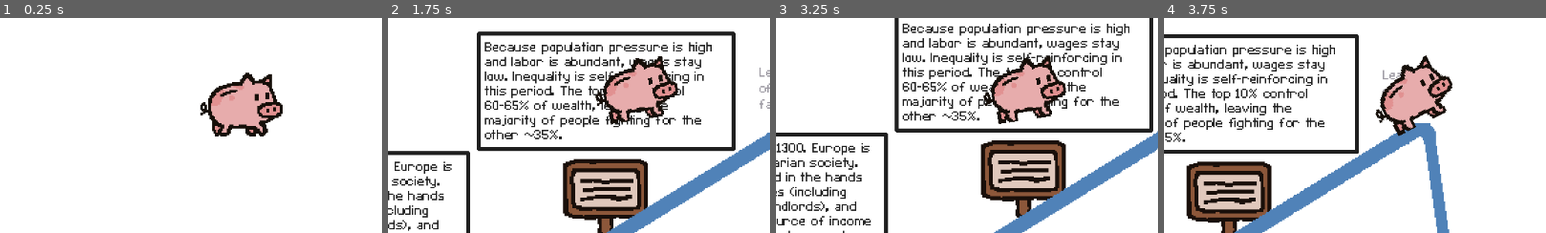
Above: before the commit, frames 1-4 (left to right).
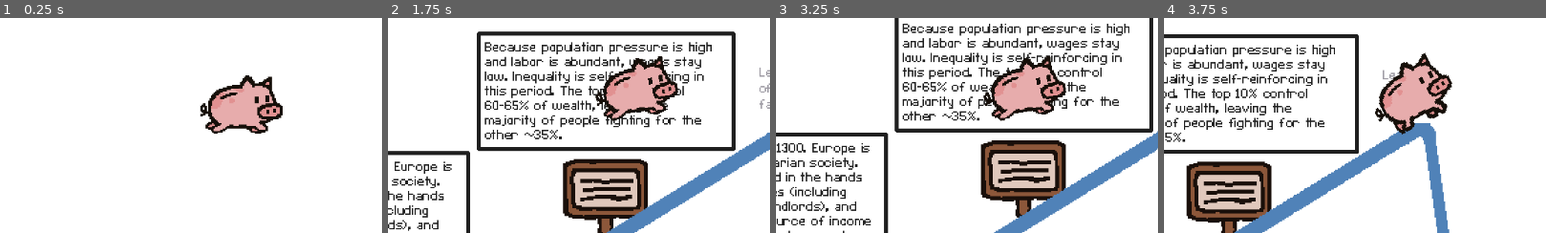
Above: after the commit, the same moments.

Repository: joysudo/oinkonomics
Game: Godot game, scene res://node_2d.tscn
Same seed, same stepped clock (60 frames per second), same inputs: the game is played once before the commit and once after it.
Inputs:
- Up to frame 1 (0.25 s): no input
- Up to frame 2 (1.75 s): tap Enter at 0.5 s; hold Right (ui_right) from 0.53 s (still down); tap Alt at 0.6 s; tap Up (ui_up) at 0.77, 1.52 s; tap Shift at 1.35 s
- Up to frame 3 (3.25 s): release Right (ui_right) at 2.03 s; hold Left (ui_left) 2.03-2.78 s; tap Alt at 2.1 s; hold Right (ui_right) from 2.78 s (still down); tap Shift at 2.85 s; tap Up (ui_up) at 3.02 s
- Up to frame 4 (3.75 s): keep holding Right (ui_right); tap Alt at 3.6 s
The pictures show only the part of the screen within x 0-50%, y 39-89%; the shares and areas given below are measured in that part.

The runs differ from the first frame. In frame 1, 1.6% of the frame differs, in the area x 52-74%, y 25-56%; in frame 2, 0.5%; in frame 3, 0.5%; in frame 4, 1.5%.

Commit message:
fix turning, add jump animation, add swirls

Diff:
--- a/node_2d.gd
+++ b/node_2d.gd
@@ -29,3 +29,4 @@
 	tween.tween_property($CanvasLayer/BottomText, "modulate:a", 1.0, 2.0).set_delay(4.0)
 	tween.tween_property($CanvasLayer/TopText, "modulate:a", 1.0, 2.0).set_delay(4.0)
 	tween.tween_property($CanvasLayer/TextureRect, "modulate:a", 0.5, 2.0).set_delay(4.0)
+	tween.tween_property($CanvasLayer/TextureRect2, "modulate:a", 0.1, 1.75).set_delay(4.25)
--- a/node_2d.tscn
+++ b/node_2d.tscn
@@ -1,8 +1,9 @@
-[gd_scene load_steps=15 format=3 uid="uid://bb6sq3778db8b"]
+[gd_scene load_steps=17 format=3 uid="uid://bb6sq3778db8b"]
 
 [ext_resource type="Script" uid="uid://b4deujv3p1fmh" path="res://node_2d.gd" id="1_ir8iy"]
 [ext_resource type="Script" uid="uid://bflj7xnfjxy8m" path="res://player.gd" id="2_epypp"]
 [ext_resource type="Texture2D" uid="uid://gcn7r4xa3xyx" path="res://images/Pig-1.png" id="3_kdubu"]
+[ext_resource type="Texture2D" uid="uid://dm6b03fw25db2" path="res://images/Pig-Jump.png" id="4_0h7mo"]
 [ext_resource type="Texture2D" uid="uid://cc3tya386d5dn" path="res://images/Pig-2.png" id="4_d21ai"]
 [ext_resource type="Texture2D" uid="uid://bebe2o5jwyxvt" path="res://images/Pig-3.png" id="5_rj586"]
 [ext_resource type="Texture2D" uid="uid://dyid6ugm1x50g" path="res://images/Pig-4.png" id="6_4d7sh"]
@@ -11,6 +12,7 @@
 [ext_resource type="Texture2D" uid="uid://b6diwtv6kxkk1" path="res://images/inequality_graph.png" id="8_rj586"]
 [ext_resource type="Texture2D" uid="uid://cjmyoglyem4h0" path="res://images/inequality_ruler_(horizontal) (1).png" id="9_4d7sh"]
 [ext_resource type="Texture2D" uid="uid://chq8pvker1104" path="res://images/alfanifig1.png" id="11_hqns4"]
+[ext_resource type="Texture2D" uid="uid://d11du4yuhqufv" path="res://images/swirls.png" id="12_x0ka3"]
 
 [sub_resource type="SpriteFrames" id="SpriteFrames_ir8iy"]
 animations = [{
@@ -20,6 +22,14 @@
 }],
 "loop": true,
 "name": &"idle",
+"speed": 5.0
+}, {
+"frames": [{
+"duration": 1.0,
+"texture": ExtResource("4_0h7mo")
+}],
+"loop": true,
+"name": &"jump",
 "speed": 5.0
 }, {
 "frames": [{
@@ -57,7 +67,7 @@
 [node name="AnimatedSprite2D" type="AnimatedSprite2D" parent="player"]
 position = Vector2(94, 298)
 sprite_frames = SubResource("SpriteFrames_ir8iy")
-animation = &"walk"
+animation = &"jump"
 
 [node name="CollisionShape2D" type="CollisionShape2D" parent="player"]
 position = Vector2(95, 298)
@@ -354,6 +364,12 @@
 offset_bottom = 702.0
 texture = ExtResource("11_hqns4")
 
+[node name="TextureRect2" type="TextureRect" parent="CanvasLayer"]
+modulate = Color(1, 1, 1, 0)
+offset_right = 40.0
+offset_bottom = 40.0
+texture = ExtResource("12_x0ka3")
+
 [editable path="Sign"]
 [editable path="Sign/Sign12"]
 [editable path="Sign2"]
--- a/player.gd
+++ b/player.gd
@@ -26,15 +26,19 @@
 		global_position = Vector2(100, 100)
 		velocity = Vector2.ZERO
 
+
+	if direction != 0:
+		$AnimatedSprite2D.flip_h = (direction < 0)
+
 	if is_on_floor():
 		var target_angle = get_floor_normal().angle() + PI/2
 		$AnimatedSprite2D.rotation = lerp_angle($AnimatedSprite2D.rotation, target_angle, 0.2)
 		if direction != 0:
 			$AnimatedSprite2D.play("walk")
-			$AnimatedSprite2D.flip_h = (direction < 0)
 		else:
 			$AnimatedSprite2D.play("idle")
 	else:
 		$AnimatedSprite2D.rotation = lerp_angle($AnimatedSprite2D.rotation, 0, 0.1)
+		$AnimatedSprite2D.play("jump")
 
 	move_and_slide()
Not shown, changed: export_presets.cfg
Binary file added: images/Pig-Jump.png
Not shown, added: images/Pig-Jump.png.import
Binary file added: images/swirls.png
Not shown, added: images/swirls.png.import
